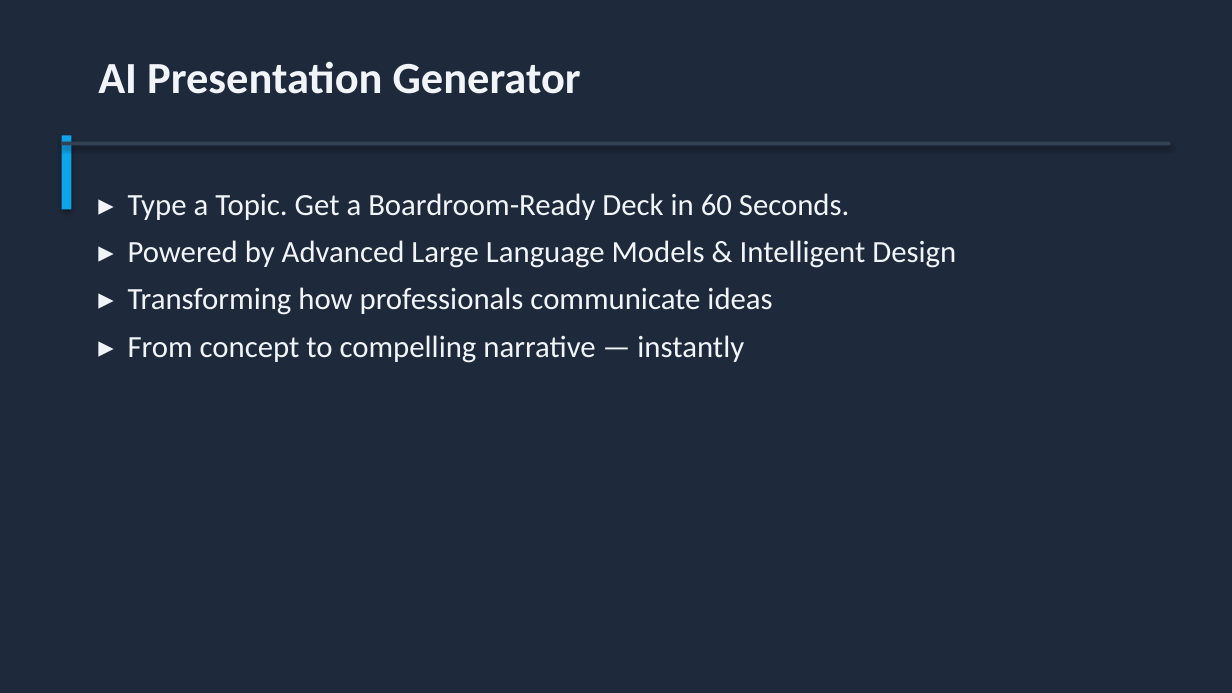
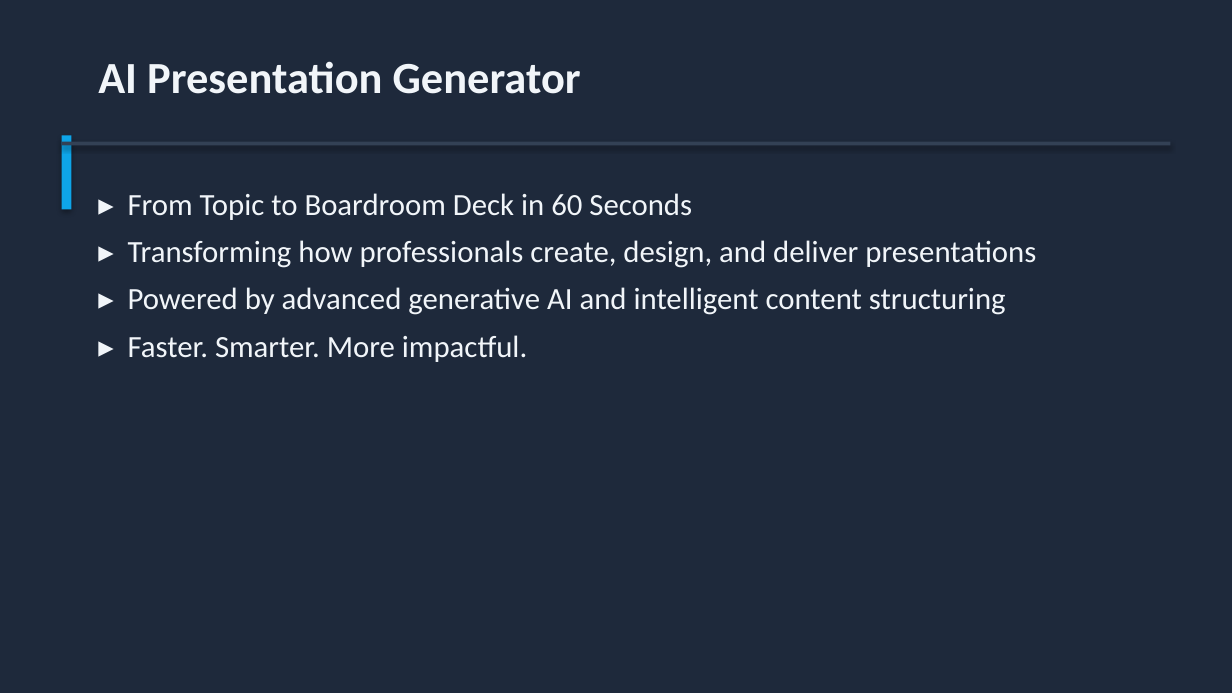
Before and after one commit to Moodswing9/claude-deck-generator, a slide deck: slide 2 of AI_Presentation_Generator_Pitch.pptx. Drawn at 1232x693 pixels with LibreOffice and Linux fonts; fonts in the diff are those of the drawing. Boxes give left, top, right and bottom in pixels: in the first picture for what was removed or moved away, otherwise in the second. Text is boxed around its words. In the diff, an @@ line names an element or a change of style, - is before the commit and + after.

```diff
--- a/AI_Presentation_Generator_Pitch.pptx
+++ b/AI_Presentation_Generator_Pitch.pptx
@@ text at (128,193,1036,362): text changed @@
-▸ Type a Topic. Get a Boardroom-Ready Deck in 60 Seconds.
-▸ Powered by Advanced Large Language Models & Intelligent Design
-▸ Transforming how professionals communicate ideas
-▸ From concept to compelling narrative — instantly
+▸ From Topic to Boardroom Deck in 60 Seconds
+▸ Transforming how professionals create, design, and deliver presentations
+▸ Powered by advanced generative AI and intelligent content structuring
+▸ Faster. Smarter. More impactful.
```
Also in this commit, not shown: 8 other slides changed, 2 slides added, 2 slides removed, 4 other files.
